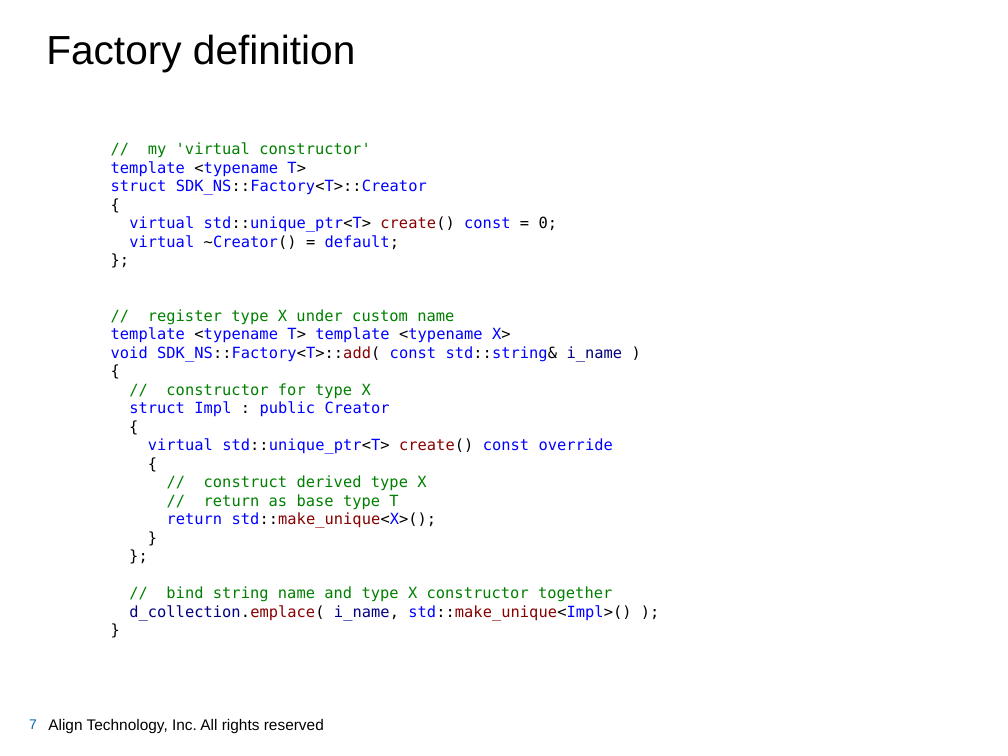
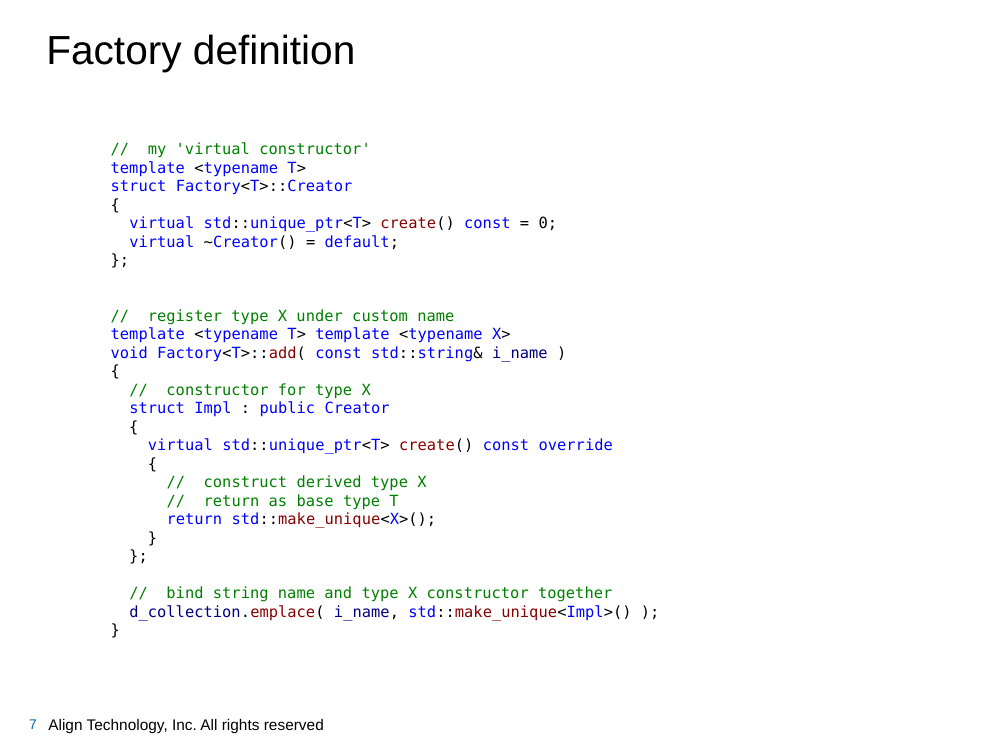
Before and after one commit to garlyon/MeetUp, a slide deck: slide 7 of Factory/Factory.pptx. Drawn at 1008x756 pixels with LibreOffice and Linux fonts; fonts in the diff are those of the drawing; background and template pictures are left out. Boxes give left, top, right and bottom in pixels: in the first picture for what was removed or moved away, otherwise in the second. Text is boxed around its words. In the diff, an @@ line names an element or a change of style, - is before the commit and + after.

```diff
--- a/Factory/Factory.pptx
+++ b/Factory/Factory.pptx
@@ text at (x1=111, y1=179, x2=353, y2=195): text changed @@
-struct SDK_NS::Factory<T>::Creator
+struct Factory<T>::Creator
@@ text at (x1=111, y1=346, x2=548, y2=362): text changed @@
-void SDK_NS::Factory<T>::add( const std::string& i_name )
+void Factory<T>::add( const std::string& i_name )
```
Also in this commit, not shown: 5 other slides changed.
